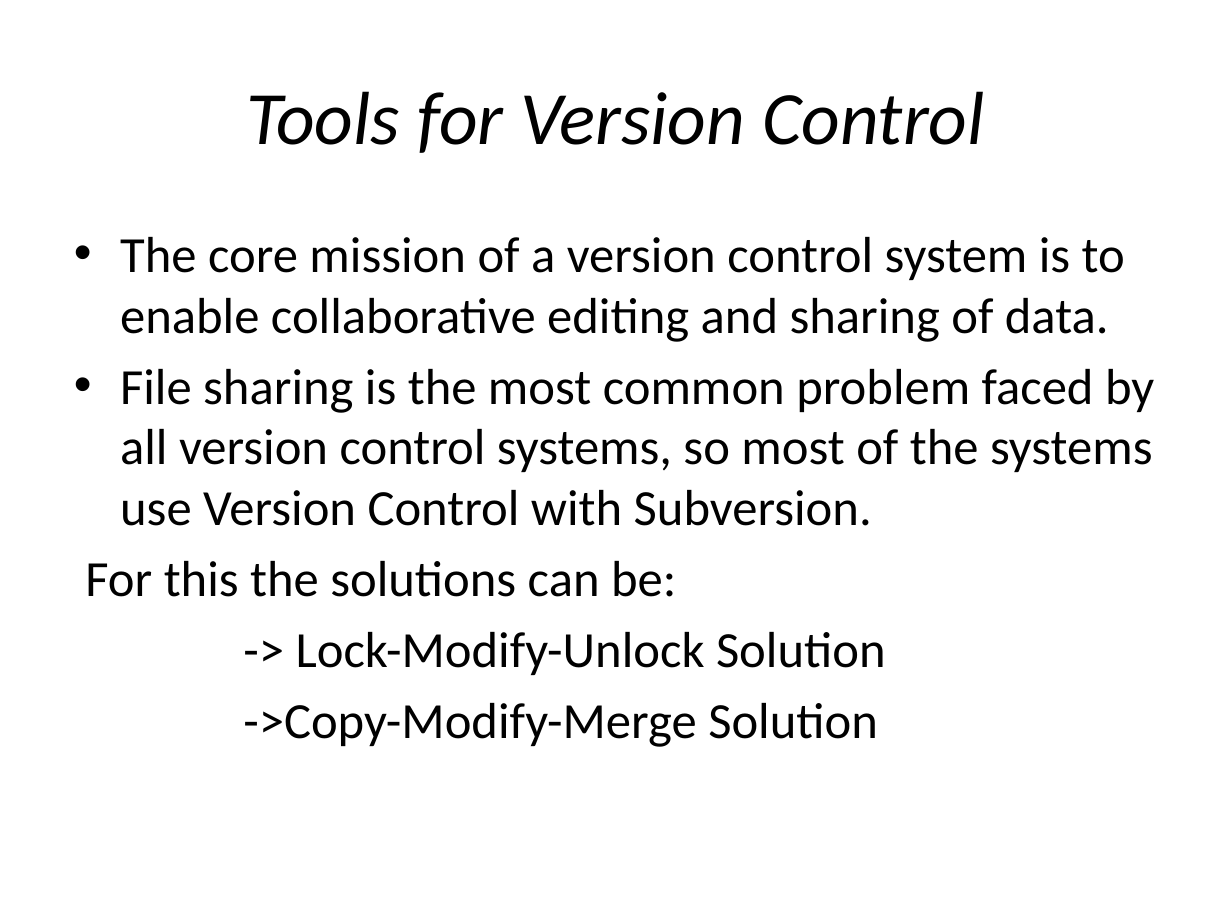
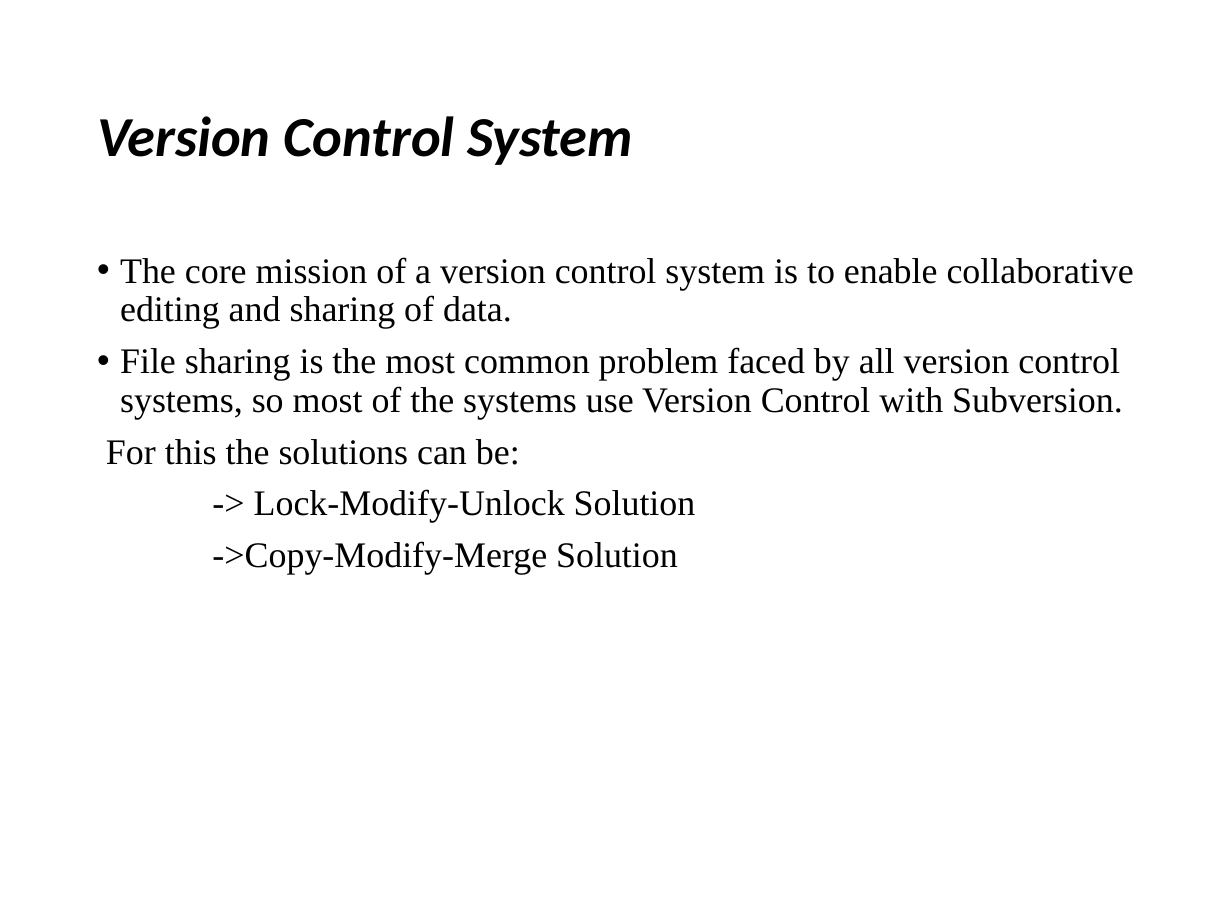
Before and after one commit to suvethaammu/suvethaammu, a slide deck: slide 10 of BEST PRACTICES OF SOTWARE CONFIGURATION MANAGEMENT.pptx (slide 8 before the commit). Drawn at 1232x924 pixels with LibreOffice and Linux fonts; fonts in the diff are those of the drawing. Boxes give left, top, right and bottom in pixels: in the first picture for what was removed or moved away, otherwise in the second. Text is boxed around its words. In the diff, an @@ line names an element or a change of style, - is before the commit and + after.

```diff
--- a/BEST PRACTICES OF SOTWARE CONFIGURATION MANAGEMENT.pptx
+++ b/BEST PRACTICES OF SOTWARE CONFIGURATION MANAGEMENT.pptx
@@ title at box(97, 116, 633, 165): text changed; size 44 to 33 pt; bold on @@
-Tools for Version Control
+Version Control System
@@ text "The core mission of a ...": place and size @@
-text "The core mission of a ..." at box(85, 237, 1154, 747)
+text "The core mission of a ..." at box(106, 257, 1134, 574)
@@ text "The core mission of a ..." at box(106, 257, 1134, 574): size 29.6 to 21 pt, font Calibri to Times New Roman; indent changed; line spacing 1 to 0.9; more space between paragraphs @@
```
Also in this commit, not shown: 8 other slides changed, 11 slides added, 12 slides removed.
